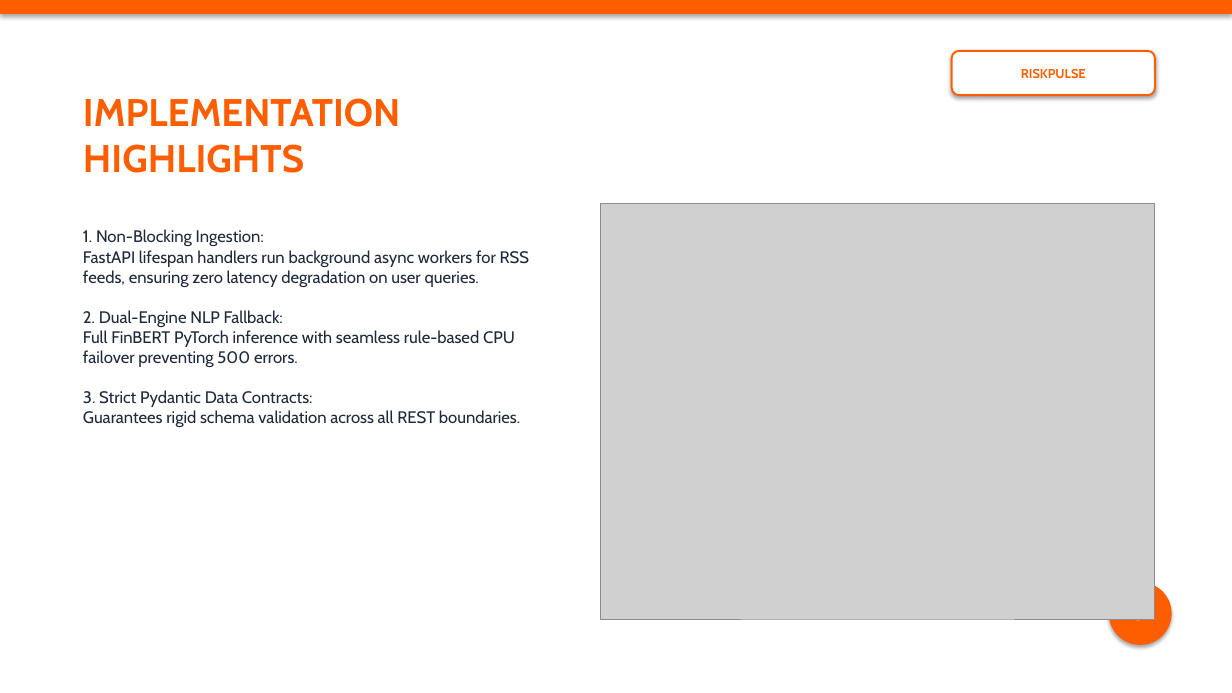
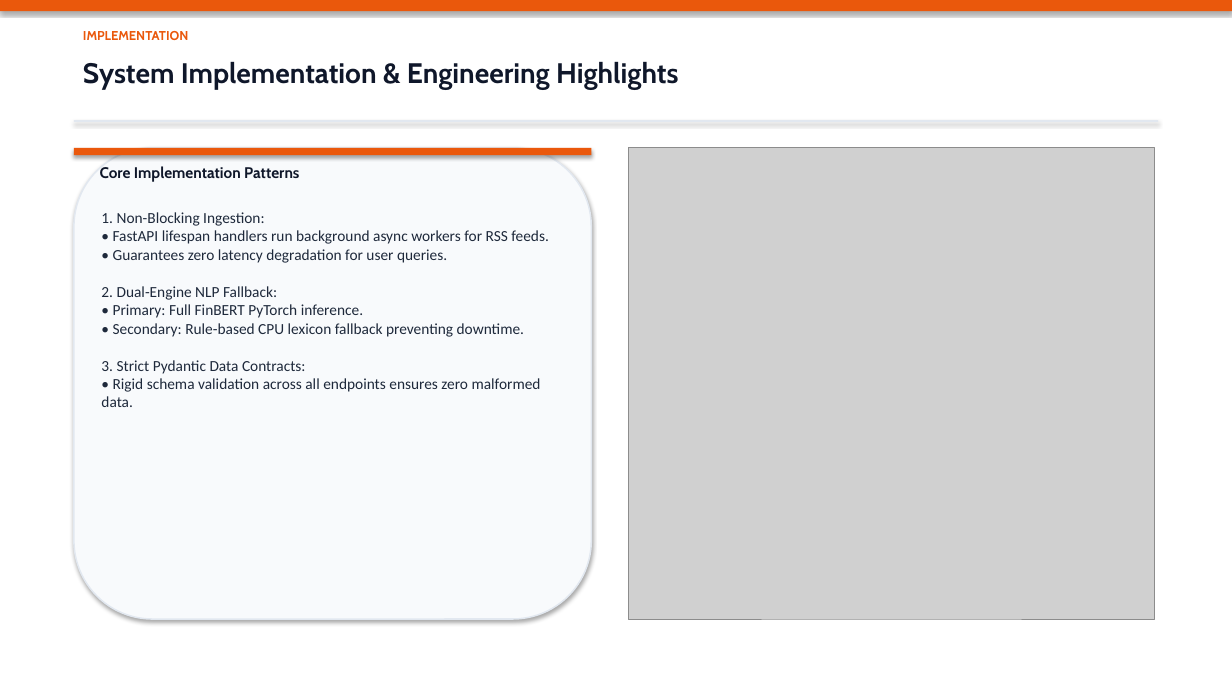
Before and after one commit to Abhi4621/VIT-Bhopal-Abhi-Pandey-S-P-Crisil-hackathon, a slide deck: slide 13 of docs/presentation.pptx (slide 14 before the commit). Drawn at 1232x693 pixels with LibreOffice and Linux fonts; fonts in the diff are those of the drawing; grey boxes stand for pictures. Boxes give left, top, right and bottom in pixels: in the first picture for what was removed or moved away, otherwise in the second. Text is boxed around its words. In the diff, an @@ line names an element or a change of style, - is before the commit and + after.

```diff
--- a/docs/presentation.pptx
+++ b/docs/presentation.pptx
@@ rectangle at (x1=0, y1=0, x2=1232, y2=11): fill #FF5E00 to #EA580C @@
@@ text added at (x1=83, y1=31, x2=189, y2=40), 10 pt, text #EA580C, bold @@
+IMPLEMENTATION
@@ rounded rectangle removed at (x1=952, y1=51, x2=1155, y2=95) @@
-RISKPULSE
@@ text at (x1=83, y1=61, x2=678, y2=89): text changed; size 30 to 22 pt; text colour #FF5E00 to #0F172A @@
-IMPLEMENTATION
-HIGHLIGHTS
+System Implementation & Engineering Highlights
@@ rectangle added at (x1=74, y1=120, x2=1158, y2=122), fill #E2E8F0 @@
@@ rounded rectangle added at (x1=74, y1=148, x2=592, y2=619), fill #F8FAFC, outline #E2E8F0 1.2 pt @@
@@ rectangle added at (x1=74, y1=148, x2=592, y2=155), fill #EA580C @@
@@ picture resized from (x1=601, y1=203, x2=1155, y2=619) to (x1=628, y1=148, x2=1155, y2=619) @@
@@ text added at (x1=100, y1=166, x2=299, y2=182), 12 pt, text #0F172A, bold @@
+Core Implementation Patterns
@@ text at (x1=101, y1=212, x2=549, y2=407): text changed; size 13 to 12 pt; font Cabin to Calibri @@
-1. Non-Blocking Ingestion:
-FastAPI lifespan handlers run background async workers for RSS feeds, ensuring zero latency degradation on user queries.
-2. Dual-Engine NLP Fallback:
-Full FinBERT PyTorch inference with seamless rule-based CPU failover preventing 500 errors.
-3. Strict Pydantic Data Contracts:
-Guarantees rigid schema validation across all REST boundaries.
+1. Non-Blocking Ingestion:
+• FastAPI lifespan handlers run background async workers for RSS feeds.
+• Guarantees zero latency degradation for user queries.
+2. Dual-Engine NLP Fallback:
+• Primary: Full FinBERT PyTorch inference.
+• Secondary: Rule-based CPU lexicon fallback preventing downtime.
+3. Strict Pydantic Data Contracts:
+• Rigid schema validation across all endpoints ensures zero malformed data.
@@ ellipse removed at (x1=1109, y1=582, x2=1172, y2=645) @@
->
```
Also in this commit, not shown: 8 other slides changed, 11 slides added, 11 slides removed, 1 other file.
